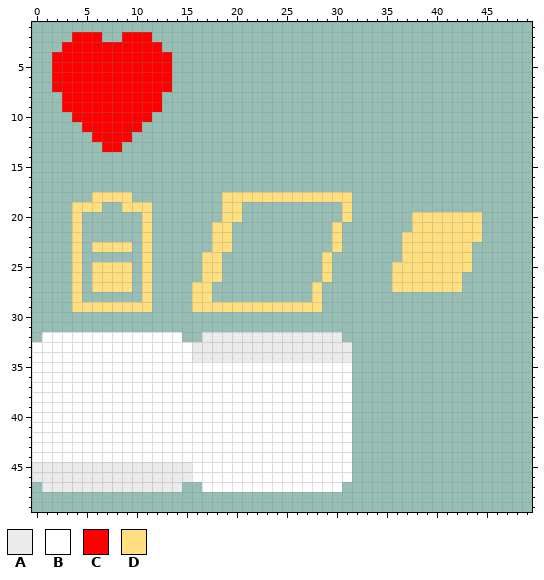
Edited in one commit: pixel-art sprite (Assets/Sprites/UI.png). Above, as it was before the edit.
The file is 64x64 pixels. Shown: x 0..49, y 1..49.
Palette (. is transparent): A #ebebeb  B #ffffff  C #ff0000  D #ffdf7f
Pixels before (only the part around the change), first column x 24:
23 ......D......DDDDDDD......
24 .....D.......DDDDDDD......
25 .....D......DDDDDDDD......
26 .....D......DDDDDDD.......
27 ....D.......DDDDDDD.......
28 ....D.....................
29 DDDDD.....................
30 ..........................
31 ..........................
32 AAAAAAA...................
33 AAAAAAAA..................
34 AAAAAAAA..................
35 BBBBBBBB..................
36 BBBBBBBB..................
37 BBBBBBBB..................
38 BBBBBBBB..................
39 BBBBBBBB..................
40 BBBBBBBB..................
41 BBBBBBBB..................
42 BBBBBBBB..................
43 BBBBBBBB..................
44 BBBBBBBB..................
45 BBBBBBBB..................
46 BBBBBBBB..................
47 BBBBBBB...................
48 ..........................
49 ..........................
The same view after the edit:
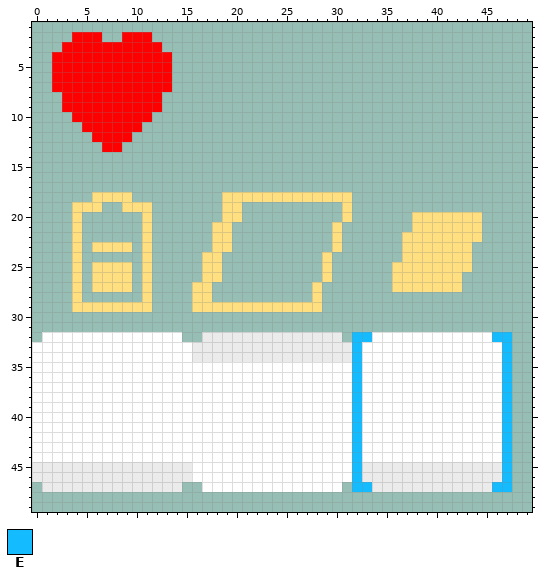
Colours new in this view: E #14bcff
Diff:
Changed rows in their new state; - is an unchanged pixel.
first column x 32:
32 EEBBBBBBBBBBBBEE
33 EBBBBBBBBBBBBBBE
34 EBBBBBBBBBBBBBBE
35 EBBBBBBBBBBBBBBE
36 EBBBBBBBBBBBBBBE
37 EBBBBBBBBBBBBBBE
38 EBBBBBBBBBBBBBBE
39 EBBBBBBBBBBBBBBE
40 EBBBBBBBBBBBBBBE
41 EBBBBBBBBBBBBBBE
42 EBBBBBBBBBBBBBBE
43 EBBBBBBBBBBBBBBE
44 EBBBBBBBBBBBBBBE
45 EAAAAAAAAAAAAAAE
46 EAAAAAAAAAAAAAAE
47 EEAAAAAAAAAAAAEE
Boxes around the changes in both pictures, in picture pixels (x1, y1, x2, y2):
added: (352, 332, 512, 492)
